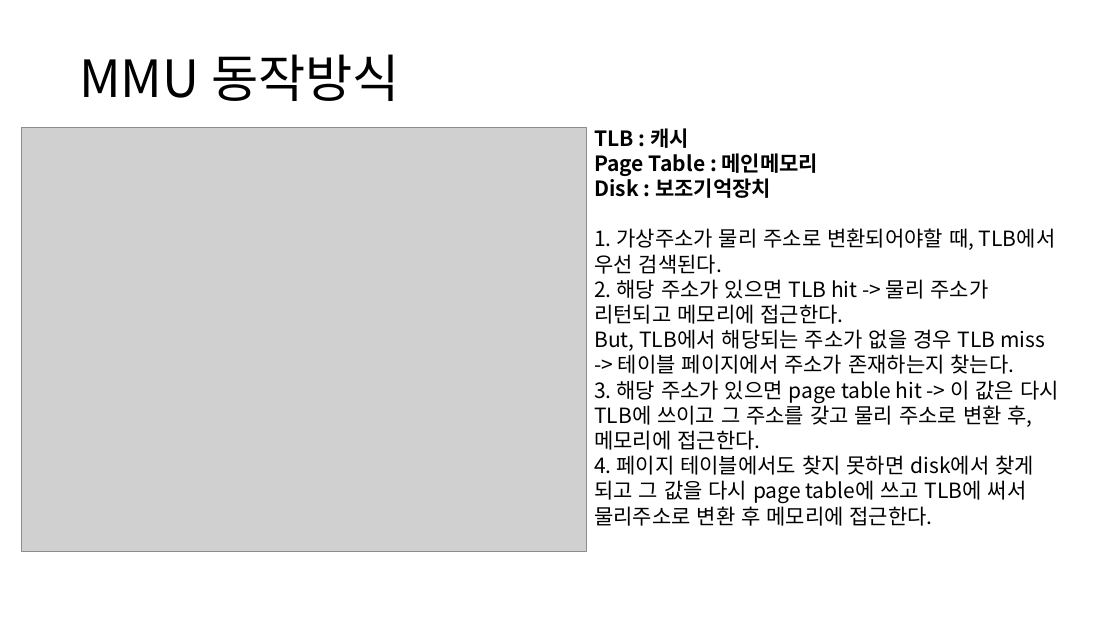
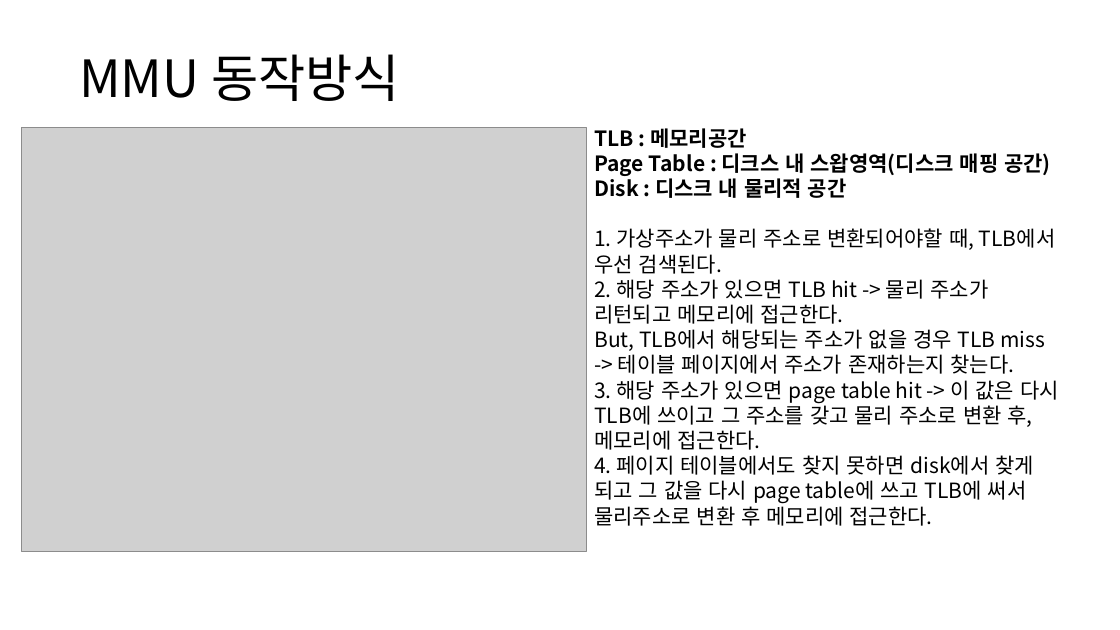
Before and after one commit to cs-study-org/cs-study, a slide deck: slide 11 of 03/beom/Memory.pptx. Drawn at 1120x630 pixels with LibreOffice and Linux fonts; fonts in the diff are those of the drawing; grey boxes stand for pictures. Boxes give left, top, right and bottom in pixels: in the first picture for what was removed or moved away, otherwise in the second. Text is boxed around its words. In the diff, an @@ line names an element or a change of style, - is before the commit and + after.

Commit message:
fix : MMU Movement

```diff
--- a/03/beom/Memory.pptx
+++ b/03/beom/Memory.pptx
@@ text at [594, 128, 1051, 198]: text changed @@
-TLB : 캐시
-Page Table : 메인메모리
-Disk : 보조기억장치
+TLB : 메모리공간
+Page Table : 디크스 내 스왑영역(디스크 매핑 공간)
+Disk : 디스크 내 물리적 공간
```
